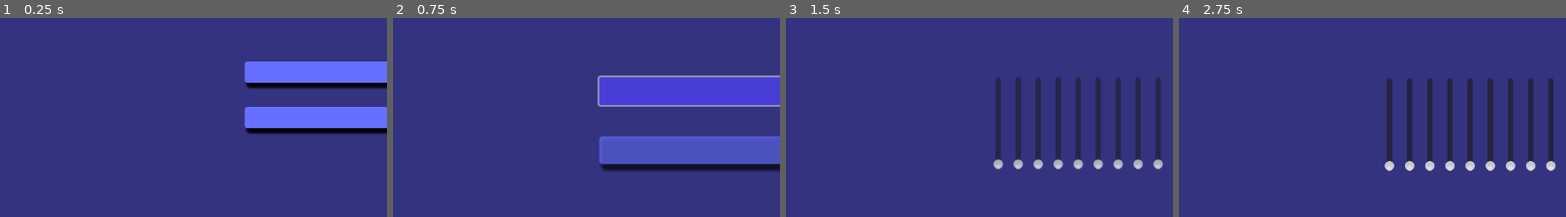
Above: before the commit, frames 1-4 (left to right).
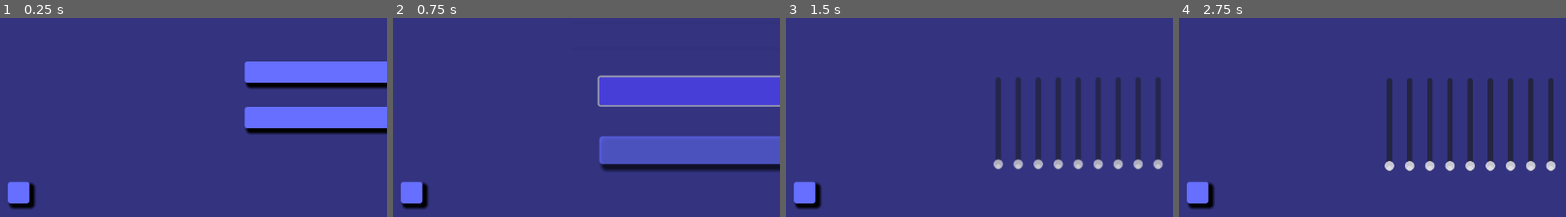
Above: after the commit, the same moments.

Repository: ViperZer0/minijam-179
Game: Godot game, scene res://scene/title/title.tscn
Two runs of this game, one before a commit and one after it. Both use one fixed random seed, a clock stepped at 60 frames per second and the inputs below.
Inputs:
- Up to frame 1 (0.25 s): no input
- Up to frame 2 (0.75 s): click "Start" at 0.5 s
- Up to frame 3 (1.5 s): click "Easy" at 1.25 s
- Up to frame 4 (2.75 s): click "Play" at 2 s
The pictures show only the part of the screen within x 2-52%, y 48-98%; the shares and areas given below are measured in that part.

The runs differ from the first frame. In frame 1, 1.0% of the frame differs, in the area x 2-10%, y 82-97%; in frame 2, 1.0%; in frame 3, 1.0%; in frame 4, 1.0%.

Commit message:
Added quit button overlay to title scene

Diff:
--- a/godot/scene/title/title.gd
+++ b/godot/scene/title/title.gd
@@ -3,6 +3,16 @@
 @export_file("*.tscn") var main_scene_path: String = ""
 @onready var main_scene: Control = load(main_scene_path).instantiate()
 @onready var scene_transition_service: SceneTransitionService = ServiceProvider.get_service("SceneTransitionService")
+@onready var quit_overlay: CanvasLayer = %QuitOverlay
+
+func _ready() -> void:
+	# Hide the quit button overlay on the web.
+	# I think you can close browser games? but idk, maybe that doesn't make much sense
+	if OS.get_name() == "Web":
+		quit_overlay.hide()
 
 func _on_sound_button_pressed():
 	scene_transition_service.zoom_in(self, main_scene)
+
+func _on_quit_button_pressed():
+	get_tree().quit()
--- a/godot/scene/title/title.tscn
+++ b/godot/scene/title/title.tscn
@@ -54,4 +54,27 @@
 layout_mode = 2
 text = "Settings"
 
+[node name="QuitOverlay" type="CanvasLayer" parent="."]
+unique_name_in_owner = true
+
+[node name="MarginContainer" type="MarginContainer" parent="QuitOverlay"]
+anchors_preset = 2
+anchor_top = 1.0
+anchor_bottom = 1.0
+offset_top = -32.0
+offset_right = 32.0
+grow_vertical = 0
+theme_override_constants/margin_left = 32
+theme_override_constants/margin_top = 0
+theme_override_constants/margin_right = 0
+theme_override_constants/margin_bottom = 32
+
+[node name="QuitButton" parent="QuitOverlay/MarginContainer" instance=ExtResource("1_baogr")]
+layout_mode = 2
+size_flags_horizontal = 0
+size_flags_vertical = 0
+text = "Quit
+"
+
 [connection signal="pressed" from="VBoxContainer/MarginContainer/SoundButton" to="." method="_on_sound_button_pressed"]
+[connection signal="pressed" from="QuitOverlay/MarginContainer/QuitButton" to="." method="_on_quit_button_pressed"]
--- a/godot/services/service_provider.tscn
+++ b/godot/services/service_provider.tscn
@@ -13,4 +13,3 @@
 [node name="SaveVisualizerService" parent="Services" instance=ExtResource("2_03yu5")]
 
 [node name="SceneTransitionService" parent="Services" instance=ExtResource("3_kb7ca")]
-from_scene_opacity = 0.0
